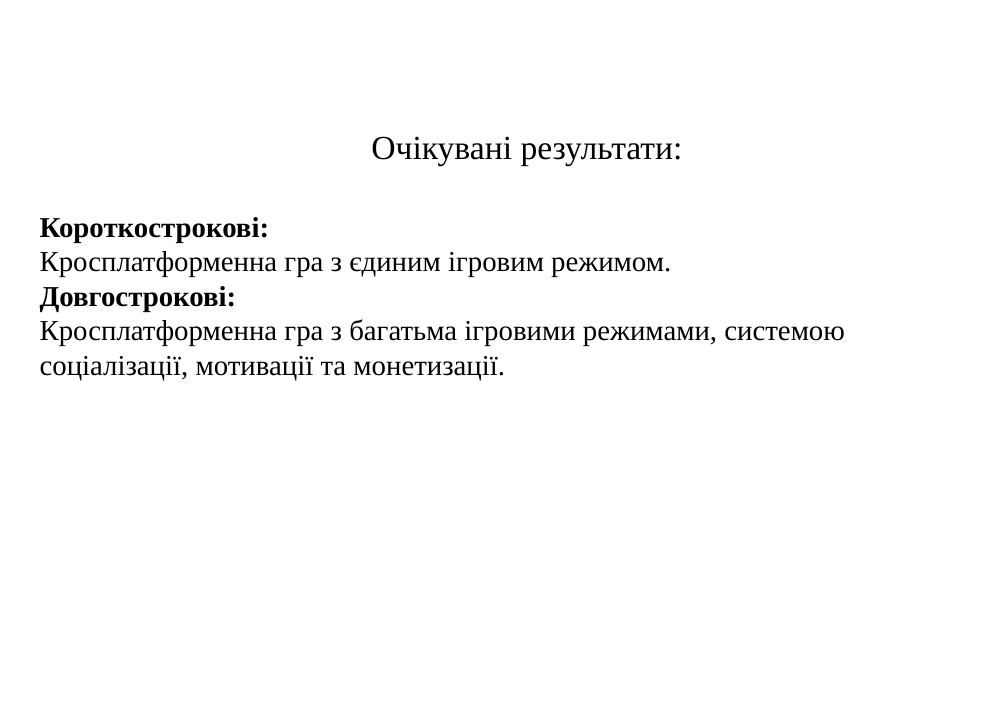
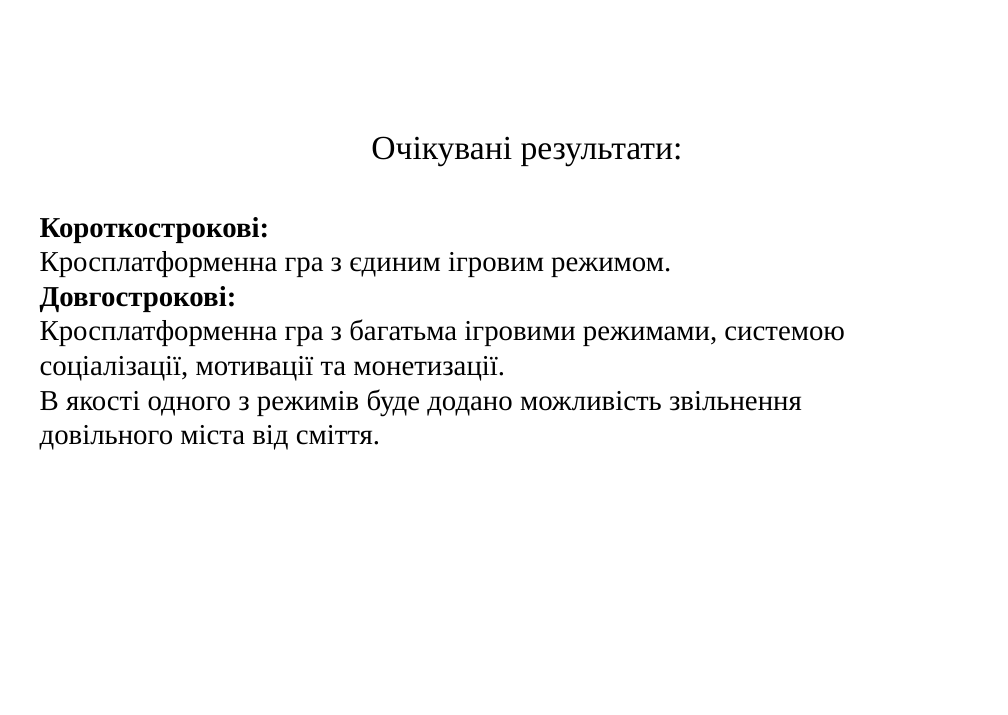
Before and after one commit to plekhotkindmytro/GarbageCollector, a slide deck: slide 4 of Garbage Collector Game.pptx. Drawn at 1008x715 pixels with LibreOffice and Linux fonts; fonts in the diff are those of the drawing; background and template pictures are left out. Boxes give left, top, right and bottom in pixels: in the first picture for what was removed or moved away, otherwise in the second. Text is boxed around its words. In the diff, an @@ line names an element or a change of style, - is before the commit and + after.

```diff
--- a/Garbage Collector Game.pptx
+++ b/Garbage Collector Game.pptx
@@ text at (40,389,802,450): paragraph added @@
+В якості одного з режимів буде додано можливість звільнення довільного міста від сміття.
```
Also in this commit, not shown: 2 other slides changed.
